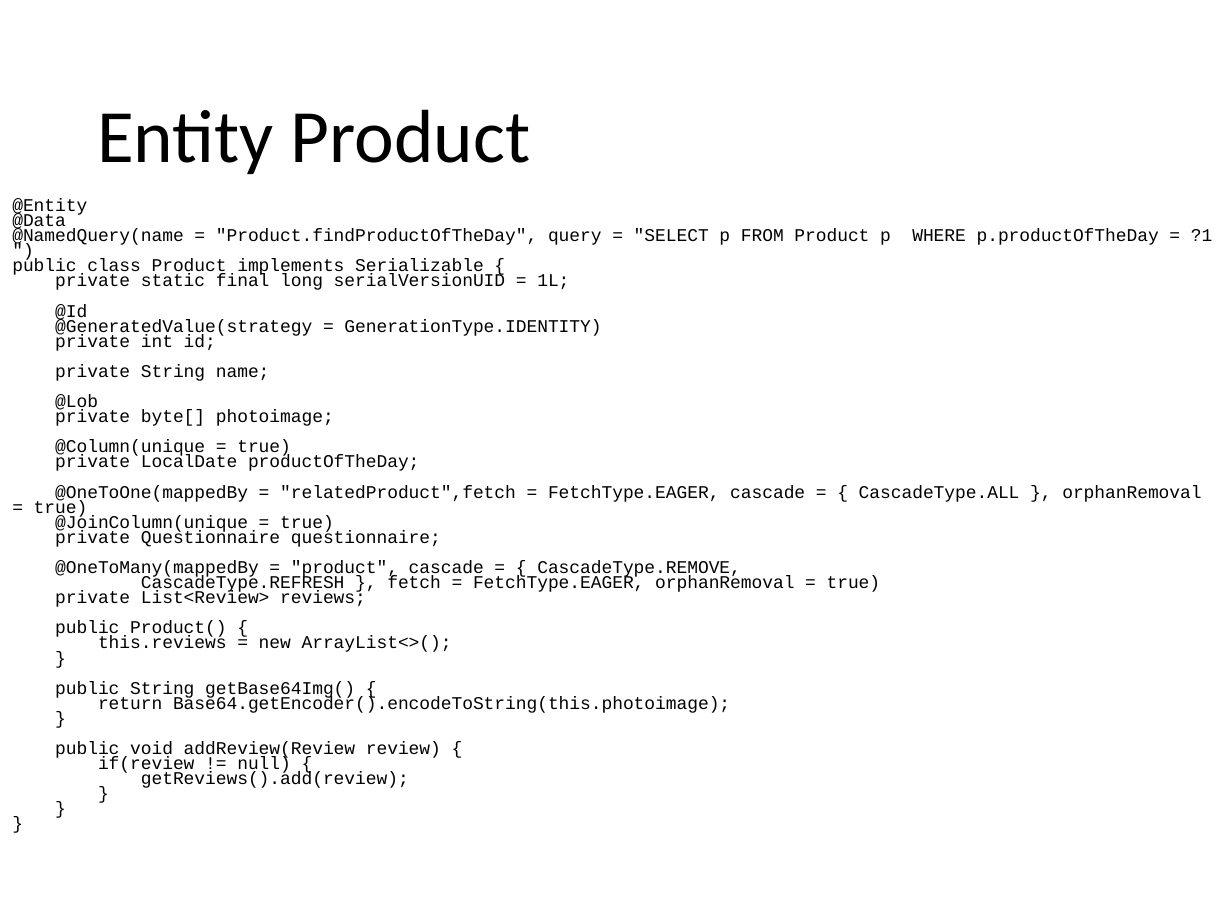
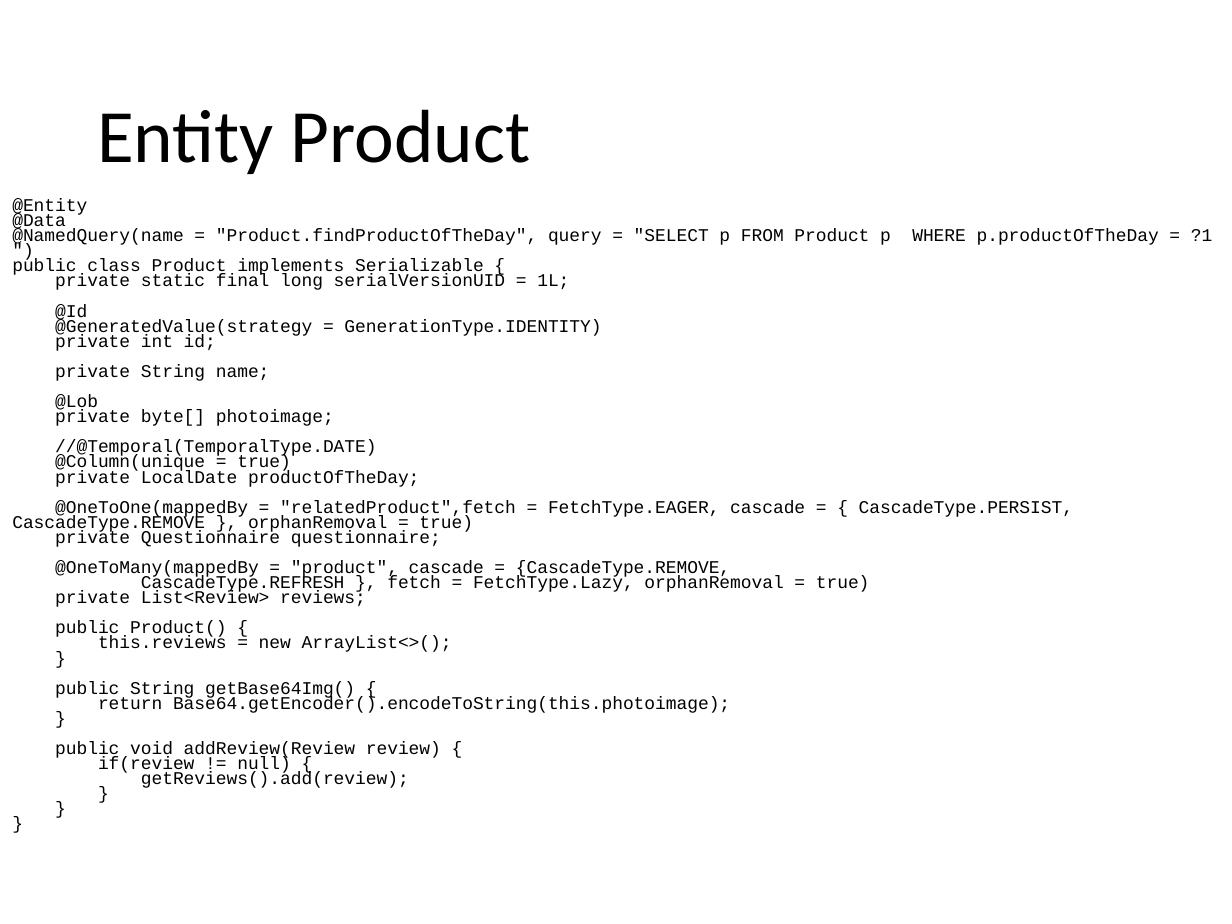
Before and after one commit to catonzio/DB2project, a slide deck: slide 9 of DB2project.pptx (slide 13 before the commit). Drawn at 1232x924 pixels with LibreOffice and Linux fonts; fonts in the diff are those of the drawing. Boxes give left, top, right and bottom in pixels: in the first picture for what was removed or moved away, otherwise in the second. Text is boxed around its words. In the diff, an @@ line names an element or a change of style, - is before the commit and + after.

```diff
--- a/DB2project.pptx
+++ b/DB2project.pptx
@@ text at <box>12,199,1073,788</box>: text changed @@
-@Entity
-@Data
-@NamedQuery(name = "Product.findProductOfTheDay", query = "SELECT p FROM Product p WHERE p.productOfTheDay = ?1 ")
-public class Product implements Serializable {
-private static final long serialVersionUID = 1L;
-@Id
-@GeneratedValue(strategy = GenerationType.IDENTITY)
-private int id;
-private String name;
-@Lob
-private byte[] photoimage;
-@Column(unique = true)
-private LocalDate productOfTheDay;
-@OneToOne(mappedBy = "relatedProduct",fetch = FetchType.EAGER, cascade = { CascadeType.ALL }, orphanRemoval = true)
-@JoinColumn(unique = true)
-private Questionnaire questionnaire;
-@OneToMany(mappedBy = "product", cascade = { CascadeType.REMOVE,
-CascadeType.REFRESH }, fetch = FetchType.EAGER, orphanRemoval = true)
-private List<Review> reviews;
-public Product() {
-this.reviews = new ArrayList<>();
-}
-public String getBase64Img() {
-return Base64.getEncoder().encodeToString(this.photoimage);
-}
-public void addReview(Review review) {
-if(review != null) {
-getReviews().add(review);
-}
-}
-}
+@Entity
+@Data
+@NamedQuery(name = "Product.findProductOfTheDay", query = "SELECT p FROM Product p WHERE p.productOfTheDay = ?1 ")
+public class Product implements Serializable {
+private static final long serialVersionUID = 1L;
+@Id
+@GeneratedValue(strategy = GenerationType.IDENTITY)
+private int id;
+private String name;
+@Lob
+private byte[] photoimage;
+//@Temporal(TemporalType.DATE)
+@Column(unique = true)
+private LocalDate productOfTheDay;
+@OneToOne(mappedBy = "relatedProduct",fetch = FetchType.EAGER, cascade = { CascadeType.PERSIST, CascadeType.REMOVE }, orphanRemoval = true)
+private Questionnaire questionnaire;
+@OneToMany(mappedBy = "product", cascade = {CascadeType.REMOVE,
+CascadeType.REFRESH }, fetch = FetchType.Lazy, orphanRemoval = true)
+private List<Review> reviews;
+public Product() {
+this.reviews = new ArrayList<>();
+}
+public String getBase64Img() {
+return Base64.getEncoder().encodeToString(this.photoimage);
+}
+public void addReview(Review review) {
+if(review != null) {
+getReviews().add(review);
+}
+}
+}
```
Also in this commit, not shown: 12 other slides changed, 4 slides added, 11 slides removed, 14 other files.
